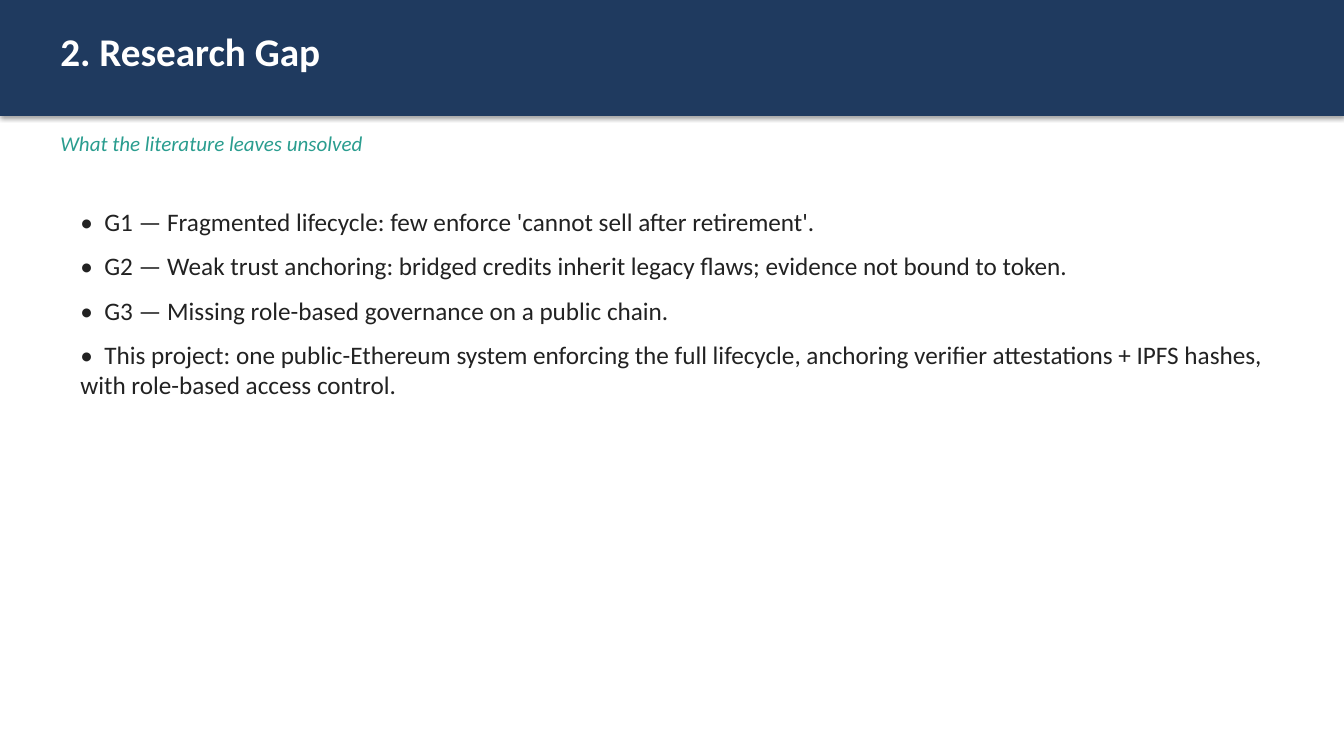
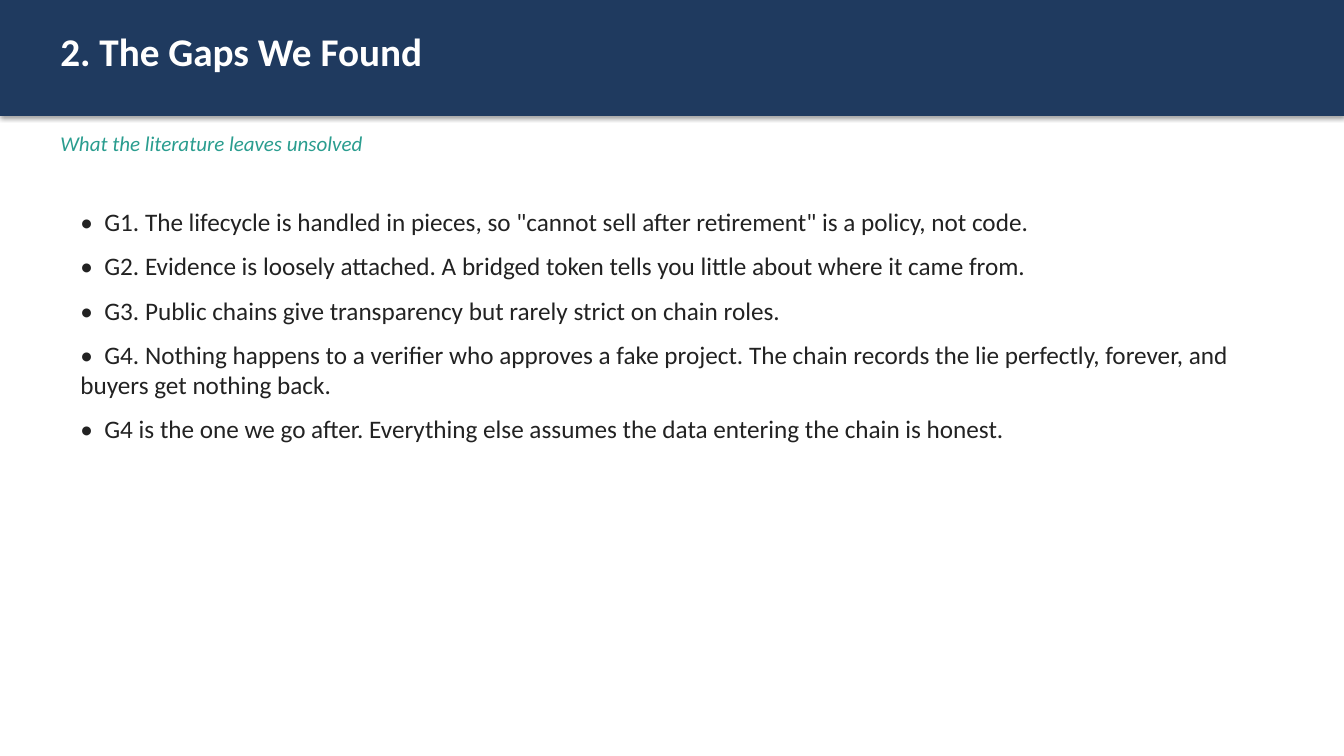
Before and after one commit to AviDhandhania/carbon-credit-blockchain, a slide deck: slide 6 of presentation/DA1_Presentation.pptx. Drawn at 1344x756 pixels with LibreOffice and Linux fonts; fonts in the diff are those of the drawing. Boxes give left, top, right and bottom in pixels: in the first picture for what was removed or moved away, otherwise in the second. Text is boxed around its words. In the diff, an @@ line names an element or a change of style, - is before the commit and + after.

Commit message:
Add verifier staking novelty; rewrite report and slides in plainer English
Novel contribution (new Section 4.4), addressing the "garbage in" risk the
previous version only listed and did not solve:

- VerifierStake contract: verifiers lock a deposit before approving a project
  and it stays locked through a 90-day challenge window. Anyone can challenge a
  batch with a bond plus IPFS evidence; a regulator rules; a winning challenge
  slashes the stake, paying the challenger and a buyer compensation pool. A
  losing challenge forfeits the bond.
- Traceable batches: each mint records project ID, verifier and evidence hash,
  so a fake project's credits can be flagged instead of poisoning a token pool.
- Soulbound retirement certificate: burning mints a non-transferable ERC-721,
  so an offset claim has a public owner and cannot be resold as proof.

Threaded through the rest: new gap G4, objective O6, fourth contract in the
architecture, 7-step workflow, certificate step in the sequence diagram, new
gantt phase, new diagrams/novelty.png, two new slides.

Also rewrote the report and slide text in short plain sentences and dropped the
em dashes and arrows.

Diagram fix: gantt task names moved to the y-axis, since a one-week bar can
never fit its own label. Architecture layer labels rotated into the left margin
so the vertical arrows no longer strike through them.

```diff
--- a/presentation/DA1_Presentation.pptx
+++ b/presentation/DA1_Presentation.pptx
@@ text at [60,38,423,72]: text changed @@
-2. Research Gap
+2. The Gaps We Found
@@ text at [80,213,1228,443]: text changed @@
-• G1 — Fragmented lifecycle: few enforce 'cannot sell after retirement'.
-• G2 — Weak trust anchoring: bridged credits inherit legacy flaws; evidence not bound to token.
-• G3 — Missing role-based governance on a public chain.
-• This project: one public-Ethereum system enforcing the full lifecycle, anchoring verifier attestations + IPFS hashes, with role-based access control.
+• G1. The lifecycle is handled in pieces, so "cannot sell after retirement" is a policy, not code.
+• G2. Evidence is loosely attached. A bridged token tells you little about where it came from.
+• G3. Public chains give transparency but rarely strict on chain roles.
+• G4. Nothing happens to a verifier who approves a fake project. The chain records the lie perfectly, forever, and buyers get nothing back.
+• G4 is the one we go after. Everything else assumes the data entering the chain is honest.
```
Also in this commit, not shown: 10 other slides changed, 3 slides added, 1 slide removed, 10 other files.
